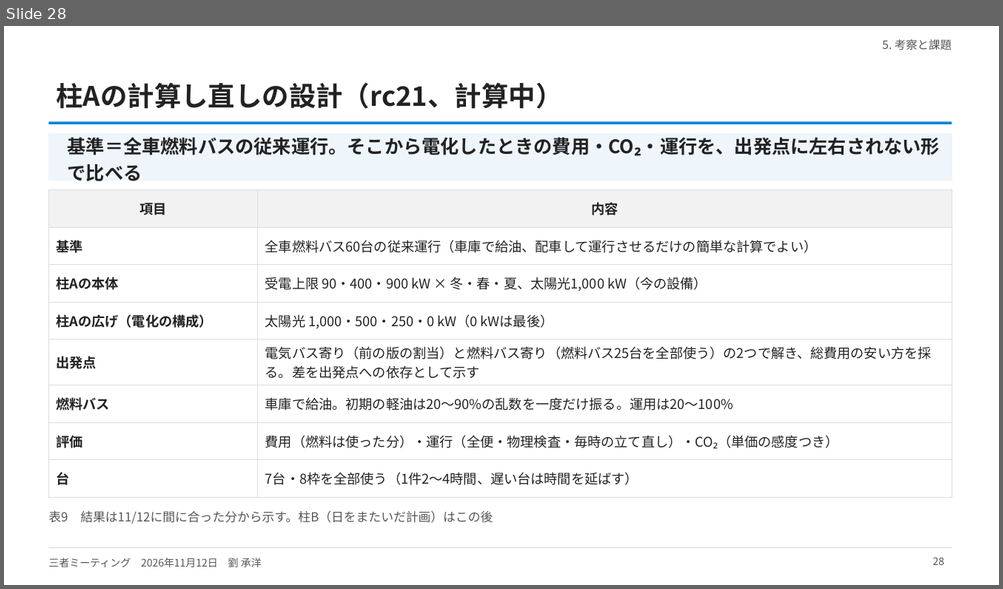
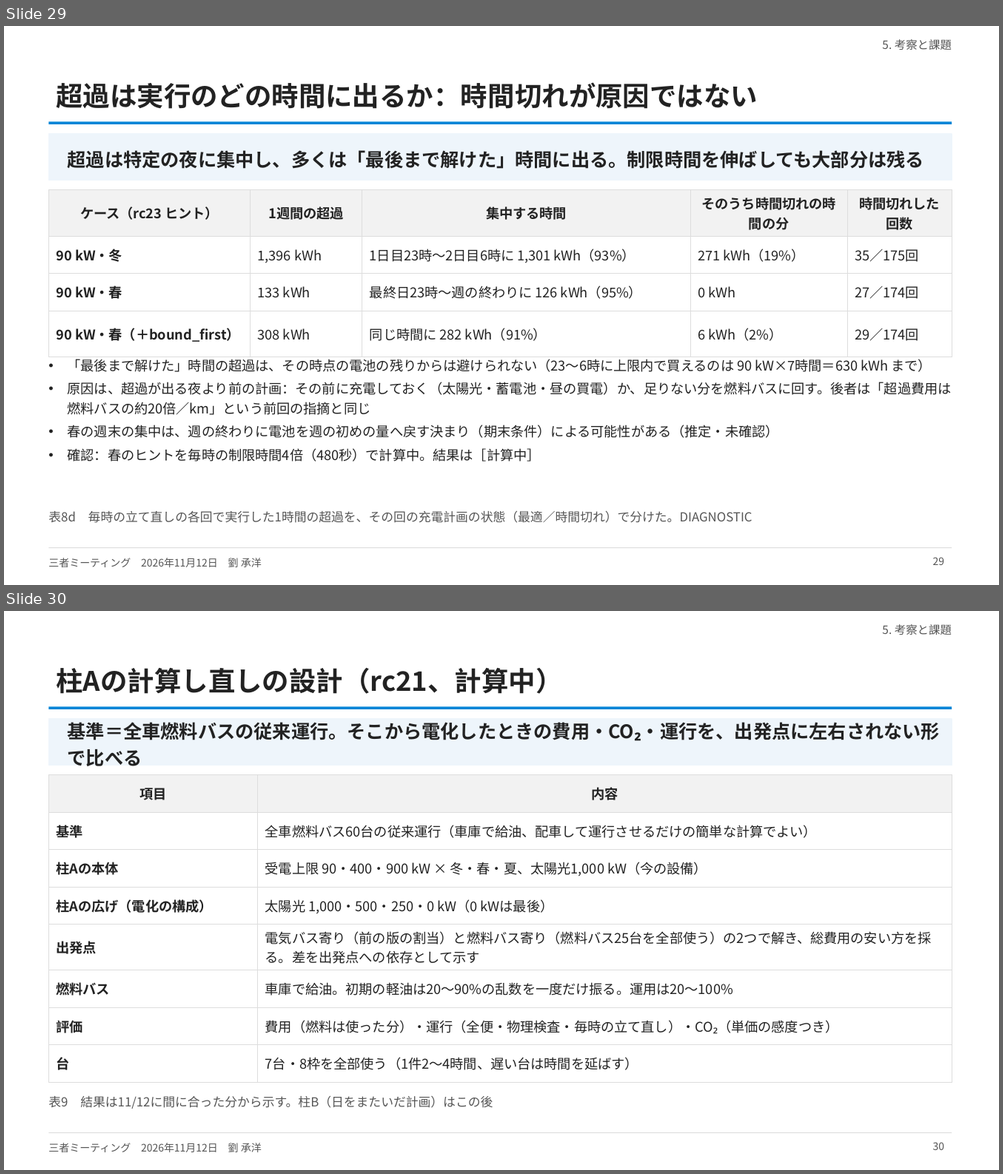
Before and after one commit to CYLIU2003/master-course, a slide deck: outcome/2026-11-12_three_party/three_party_20261112.pptx. Shown one above the other, each under a label of ours: slide 28 before the commit, slides 29 and 30 after it. The pictures are 1003x589 and 1003x1174 pixels, drawn with LibreOffice and Linux fonts; fonts in the diff are those of the drawing. Boxes give left, top, right and bottom in pixels: in the first picture for what was removed or moved away, otherwise in the second. Text is boxed around its words. In the diff, an @@ line names an element or a change of style, - is before the commit and + after.

```diff
--- a/outcome/2026-11-12_three_party/three_party_20261112.pptx
+++ b/outcome/2026-11-12_three_party/three_party_20261112.pptx
@@ slide 29 added at box(4, 26, 999, 585), background #FFFFFF; not listed: 3 template elements that a slide beside it also shows @@
@@ text added at box(882, 39, 951, 50), 11 pt, text #555555 @@
+5. 考察と課題
@@ title added at box(56, 82, 757, 109), 26 pt, text #222222, bold @@
+超過は実行のどの時間に出るか：時間切れが原因ではない
@@ rectangle added at box(48, 134, 951, 181), fill #EEF5FB, outline #EEF5FB 1 pt @@
@@ text added at box(68, 150, 924, 169), 18 pt, text #222222, bold @@
+超過は特定の夜に集中し、多くは「最後まで解けた」時間に出る。制限時間を伸ばしても大部分は残る
@@ table added at box(48, 190, 951, 345), 4 rows, 5 columns @@
+ケース（rc23 ヒント） | 1週間の超過 | 集中する時間 | そのうち時間切れの時間の分 | 時間切れした回数
+90 kW・冬 | 1,396 kWh | 1日目23時〜2日目6時に 1,301 kWh（93%） | 271 kWh（19%） | 35／175回
+90 kW・春 | 133 kWh | 最終日23時〜週の終わりに 126 kWh（95%） | 0 kWh | 27／174回
+90 kW・春（＋bound_first） | 308 kWh | 同じ時間に 282 kWh（91%） | 6 kWh（2%） | 29／174回
@@ text added at box(68, 359, 951, 462), 13 pt, text #222222 @@
+• 「最後まで解けた」時間の超過は、その時点の電池の残りからは避けられない（23〜6時に上限内で買えるのは 90 kW×7時間＝630 kWh まで）
+• 原因は、超過が出る夜より前の計画：その前に充電しておく（太陽光・蓄電池・昼の買電）か、足りない分を燃料バスに回す。後者は「超過費用は燃料バスの約20倍／km」という前回の指摘と同じ
+• 春の週末の集中は、週の終わりに電池を週の初めの量へ戻す決まり（期末条件）による可能性がある（推定・未確認）
+• 確認：春のヒントを毎時の制限時間4倍（480秒）で計算中。結果は［計算中］
@@ text added at box(48, 511, 752, 523), 12 pt, text #555555 @@
+表8d 毎時の立て直しの各回で実行した1時間の超過を、その回の充電計画の状態（最適／時間切れ）で分けた。DIAGNOSTIC
@@ page number added at box(933, 557, 945, 565), 10 pt, text #555555 @@
+29
@@ what was slide 28 is now slide 30 @@
@@ page number at box(933, 1142, 945, 1150): text changed @@
-28
+30
```
Also in this commit, not shown: 1 other slide added, 4 other files.
